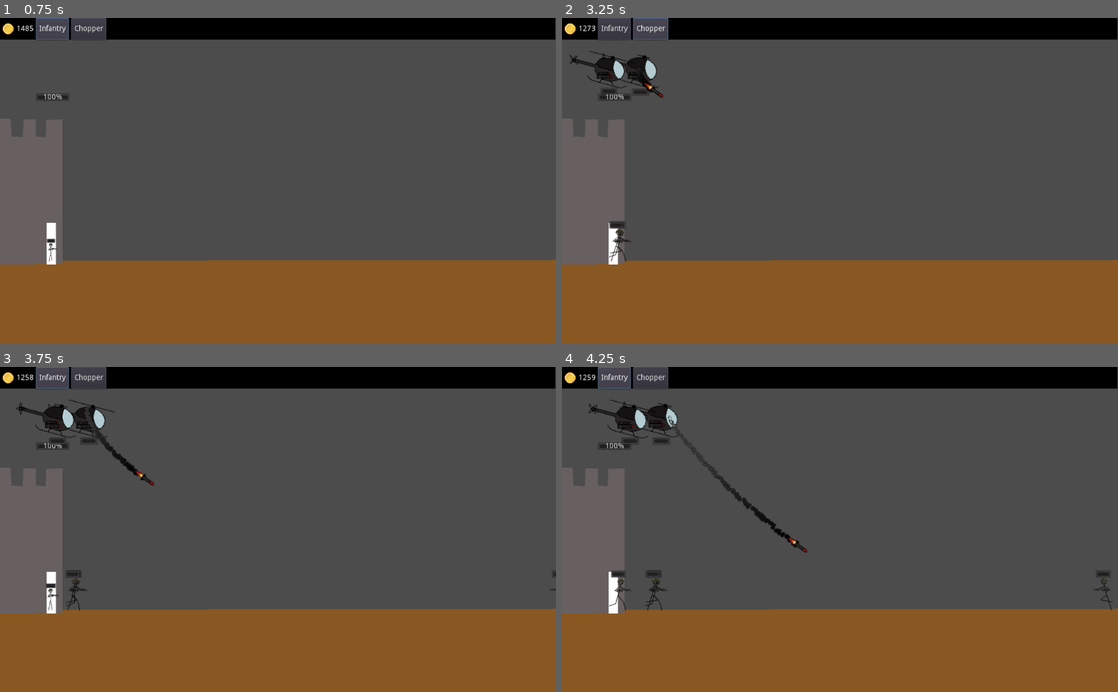
Above: before the commit, frames 1-4 (two rows, left to right).
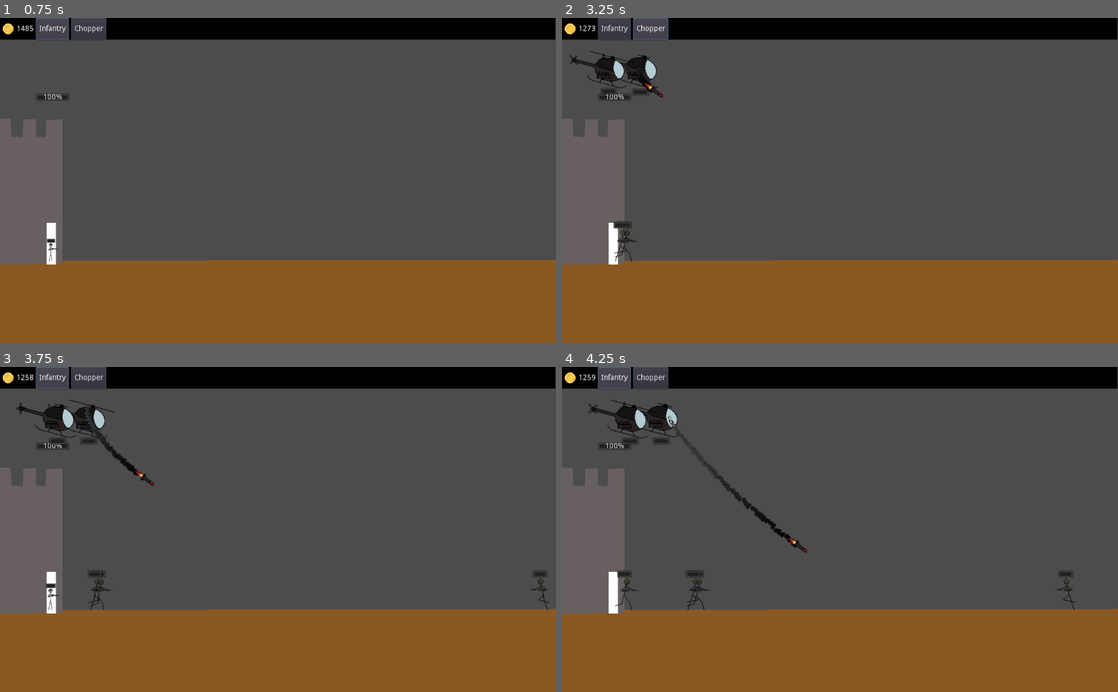
Above: after the commit, the same moments.

Repository: sunderww/StickDefense
Game: Godot game, scene res://Main.tscn
The game is run twice, just before and just after one commit, with the same random seed, the same clock (stepped at 60 frames per second) and the same inputs.
Inputs:
- Up to frame 1 (0.75 s): click "Infantry" at 0.5 s
- Up to frame 2 (3.25 s): click "Chopper" at 1.25 s; click "Infantry" at 2 s; click "Chopper" at 2.75 s
- Up to frame 3 (3.75 s): click "Infantry" at 3.5 s
- Up to frame 4 (4.25 s): no input

Frame 1 is identical in both runs. In frame 2, 0.2% of the frame differs, in the area x 8-14%, y 62-75%; in frame 3, 0.3%; in frame 4, 0.6%, in the area x 8-99%, y 62-75%.

Commit message:
Fixed sound bug ; fixed bullet touching multiple units bug ; infantries now use melee attack if the enemy is in range instead of bullets

Diff:
--- a/Effects/Sound/randomized_stream_player.gd
+++ b/Effects/Sound/randomized_stream_player.gd
@@ -22,7 +22,6 @@
 
 	var index = _random_index()
 	pitch_scale = rand_range(min_pitch, max_pitch)
-	DebugService.debug("Play rifle%d at pitch %f" % [index+1, pitch_scale])
 
 	stream = sound_list[index]
 	play()
--- a/Entities/Chopper/Chopper.tscn
+++ b/Entities/Chopper/Chopper.tscn
@@ -117,7 +117,7 @@
 [node name="AnimatedSprite" type="AnimatedSprite" parent="."]
 frames = SubResource( 17 )
 animation = "forward"
-frame = 7
+frame = 2
 playing = true
 
 [node name="CollisionShape2D" type="CollisionShape2D" parent="."]
--- a/Entities/Infantry/EnemyInfantry.tscn
+++ b/Entities/Infantry/EnemyInfantry.tscn
@@ -12,9 +12,6 @@
 [ext_resource path="res://Effects/Sound/randomized_stream_player.gd" type="Script" id=10]
 [ext_resource path="res://Entities/Infantry/rifle.ogg" type="AudioStream" id=11]
 [ext_resource path="res://Entities/Infantry/rifle3.ogg" type="AudioStream" id=12]
-
-[sub_resource type="RectangleShape2D" id=1]
-extents = Vector2( 8, 26.207 )
 
 [sub_resource type="Shader" id=2]
 code = "shader_type canvas_item;
@@ -240,6 +237,9 @@
 "speed": 5.0
 } ]
 
+[sub_resource type="RectangleShape2D" id=1]
+extents = Vector2( 8, 26.207 )
+
 [sub_resource type="Animation" id=40]
 resource_name = "hurt"
 length = 0.3
@@ -284,6 +284,7 @@
 }
 damage = 15.0
 resistances = [ 0.0, 0.0, 0.0 ]
+RANGE_PX = 25
 is_enemy = true
 bullet_damage = 9
 bullets = 8
@@ -298,6 +299,13 @@
 "_edit_use_anchors_": false
 }
 
+[node name="AnimatedSprite" type="AnimatedSprite" parent="."]
+material = SubResource( 3 )
+frames = SubResource( 39 )
+animation = "shooting"
+frame = 11
+playing = true
+
 [node name="CollisionShape2D" type="CollisionShape2D" parent="."]
 position = Vector2( -3.43479, 1.6029 )
 shape = SubResource( 1 )
@@ -314,12 +322,8 @@
 [node name="MuzzlePosition" type="Position2D" parent="."]
 position = Vector2( 21.255, -18.649 )
 
-[node name="AnimatedSprite" type="AnimatedSprite" parent="."]
-material = SubResource( 3 )
-frames = SubResource( 39 )
-animation = "shooting"
-frame = 11
-playing = true
+[node name="ScaleEffect" type="Tween" parent="."]
+script = ExtResource( 8 )
 
 [node name="AnimationPlayer" type="AnimationPlayer" parent="."]
 anims/hurt = SubResource( 40 )
@@ -332,9 +336,6 @@
 process_material = SubResource( 43 )
 texture = ExtResource( 7 )
 
-[node name="ScaleEffect" type="Tween" parent="."]
-script = ExtResource( 8 )
-
 [node name="Particles2D2" type="Particles2D" parent="."]
 position = Vector2( 7.07367, -17.7852 )
 emitting = false
--- a/Entities/Infantry/Infantry.tscn
+++ b/Entities/Infantry/Infantry.tscn
@@ -281,7 +281,6 @@
 script = ExtResource( 4 )
 life = 120.0
 damage = 30.0
-RANGE_PX = 25
 bullet_damage = 12
 
 [node name="ProgressBar" type="ProgressBar" parent="."]
--- a/Entities/Infantry/bullet.gd
+++ b/Entities/Infantry/bullet.gd
@@ -6,6 +6,9 @@
 var damage: int = 10
 var target_group: String = "enemies"
 
+# In order to avoid the bullet touching multiple bodies at once
+var touched: PhysicsBody2D = null
+
 func _init() -> void:
 	name = "Bullet"
 
@@ -13,8 +16,12 @@
 	position += transform.x * speed * delta
 
 func _on_Bullet_body_entered(body: PhysicsBody2D) -> void:
+	if touched:
+		return
+
 	if body.is_in_group(target_group):
 		if body.has_method("suffer_attack"):
+			touched = body
 			body.suffer_attack(damage)
 		else:
 			DebugService.warning("Bullet encountered entity in group %s with no method suffer_attack: %s" % [target_group, body])
--- a/Entities/Infantry/infantry.gd
+++ b/Entities/Infantry/infantry.gd
@@ -5,6 +5,7 @@
 signal spawn_object(node)
 
 const Idle = preload("res://Entities/Infantry/States/idle.gd")
+const Attacking = preload("res://Entities/Infantry/States/attacking.gd")
 
 onready var shell_particles = $Particles2D
 onready var shell_particles2 = $Particles2D2
@@ -30,6 +31,16 @@
 func _process(delta: float) -> void:
 	._process(delta)
 	$StateName.text = state.get_name()
+
+
+func _physics_process(delta: float) -> void:
+	._physics_process(delta)
+
+	if target and target.global_position.distance_to(global_position) <= RANGE_PX:
+		var attacking = Attacking.new()
+		if state.get_name() != attacking.get_name():
+			state.set_state(attacking)
+
 
 func suffer_attack(damage: int) -> void:
 	.suffer_attack(damage)
--- a/Entities/Tower.tscn
+++ b/Entities/Tower.tscn
@@ -3,7 +3,7 @@
 [ext_resource path="res://Entities/Tower.gd" type="Script" id=1]
 
 [node name="Tower" type="StaticBody2D" groups=[
-"allies",
+"tower",
 ]]
 collision_mask = 0
 script = ExtResource( 1 )
--- a/Entities/base_entity.gd
+++ b/Entities/base_entity.gd
@@ -65,16 +65,15 @@
 	var group_name = "allies" if is_enemy else "enemies"
 	var targets = get_tree().get_nodes_in_group(group_name)
 
-	if len(targets) == 0:
-		return null
-
-	var nearest = targets[0]
+	var nearest = null
 	for t in targets:
 		if t.is_in_group("air") and not can_shoot_up:
 			continue
-		if t.global_position.distance_to(global_position) < nearest.global_position.distance_to(global_position):
+		if not nearest or t.global_position.distance_to(global_position) < nearest.global_position.distance_to(global_position):
 			nearest = t
 
+	if not nearest and is_enemy:
+		nearest = get_tree().get_nodes_in_group("tower")[0]
 	return nearest
 
 func target_in_range() -> bool:
--- a/Main.gd
+++ b/Main.gd
@@ -46,6 +46,7 @@
 	emit_signal("enemy_died")
 
 func _on_Tower_destroyed() -> void:
+	return
 	# Should show game over
 	DebugService.info("Game Over")
 	get_tree().quit()
